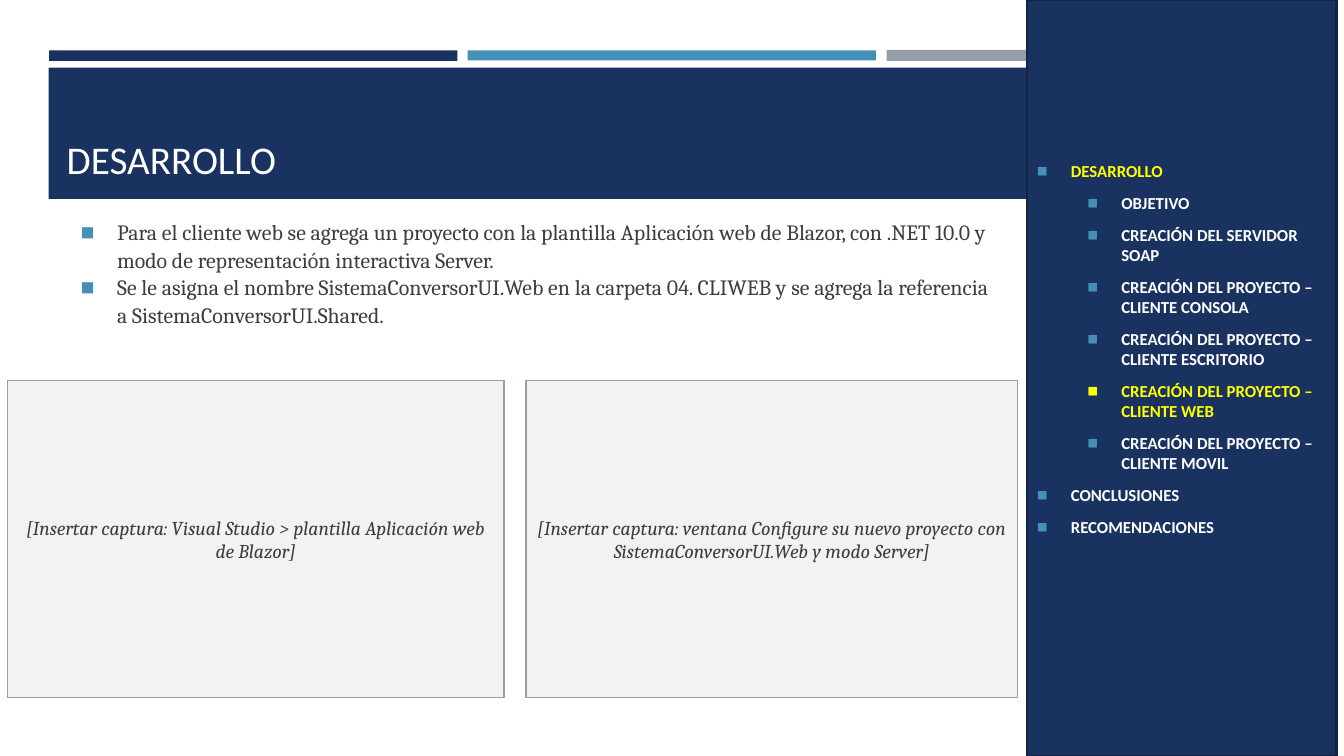
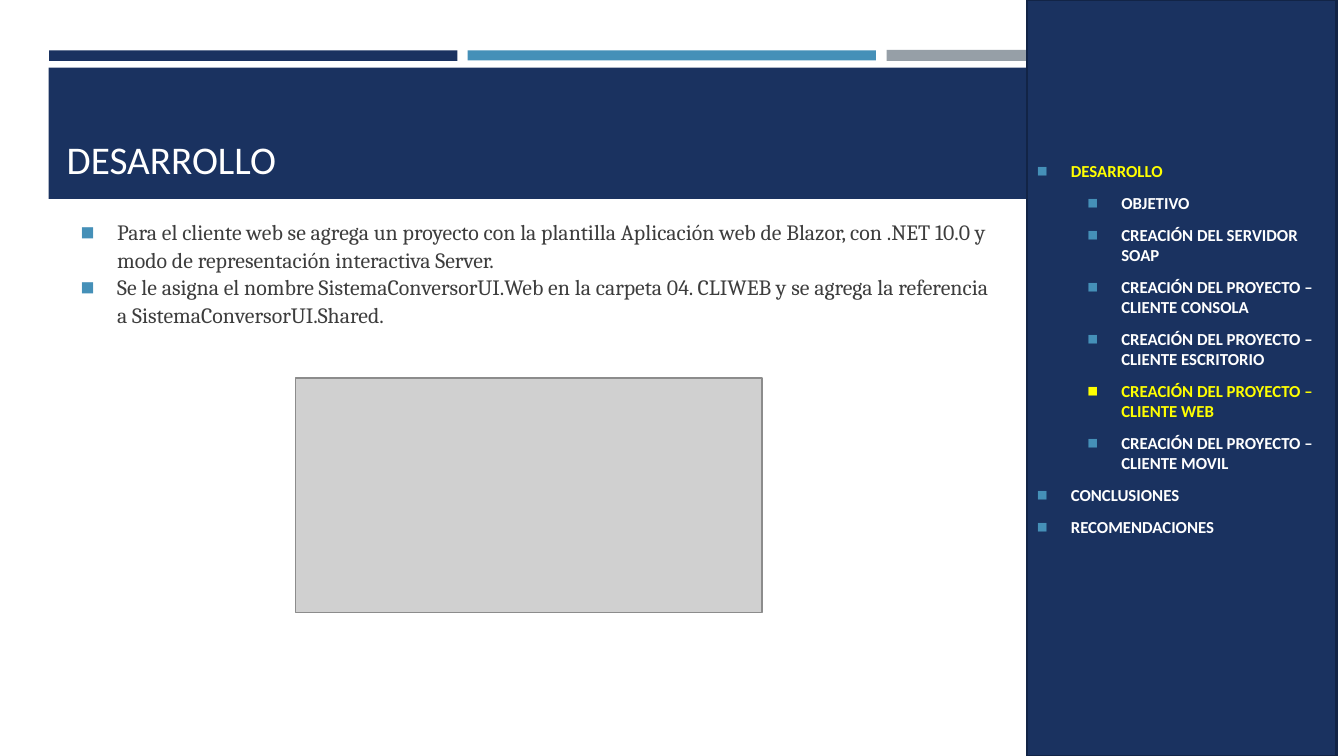
Before and after one commit to Teo344/Arquitectura_GRUPO03, a slide deck: slide 37 of TI.1.2. PAO202651_SOAP_DOTNET_SINBDD_NRC36884_GR03/05. DOCUMENTACION/PRESENTACION TI.1.2. SOAP sin BDD en DOTNET GR03.pptx. Drawn at 1344x756 pixels with LibreOffice and Linux fonts; fonts in the diff are those of the drawing; grey boxes stand for pictures. Boxes give left, top, right and bottom in pixels: in the first picture for what was removed or moved away, otherwise in the second. Text is boxed around its words. In the diff, an @@ line names an element or a change of style, - is before the commit and + after.

```diff
--- a/TI.1.2. PAO202651_SOAP_DOTNET_SINBDD_NRC36884_GR03/05. DOCUMENTACION/PRESENTACION TI.1.2. SOAP sin BDD en DOTNET GR03.pptx
+++ b/TI.1.2. PAO202651_SOAP_DOTNET_SINBDD_NRC36884_GR03/05. DOCUMENTACION/PRESENTACION TI.1.2. SOAP sin BDD en DOTNET GR03.pptx
@@ rectangle removed at box(7, 381, 504, 698) @@
-[Insertar captura: Visual Studio > plantilla Aplicación web de Blazor]
@@ picture added at box(295, 378, 762, 613) @@
@@ rectangle removed at box(526, 381, 1018, 698) @@
-[Insertar captura: ventana Configure su nuevo proyecto con SistemaConversorUI.Web y modo Server]
```
Also in this commit, not shown: 29 other slides changed, 2 slides removed, 1 other file.
